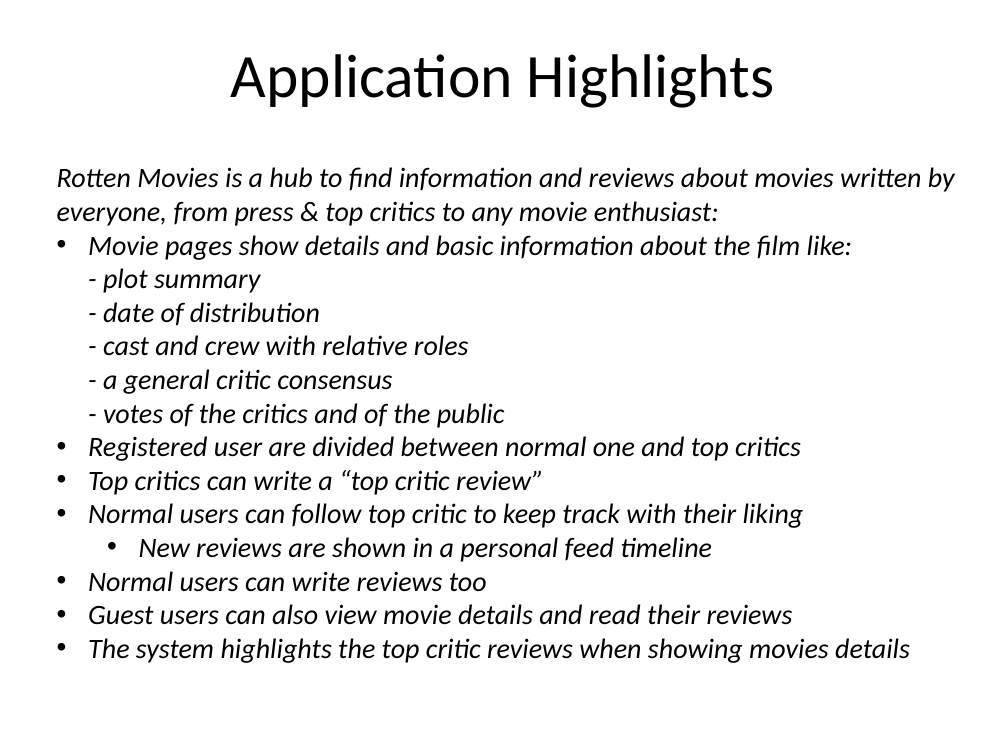
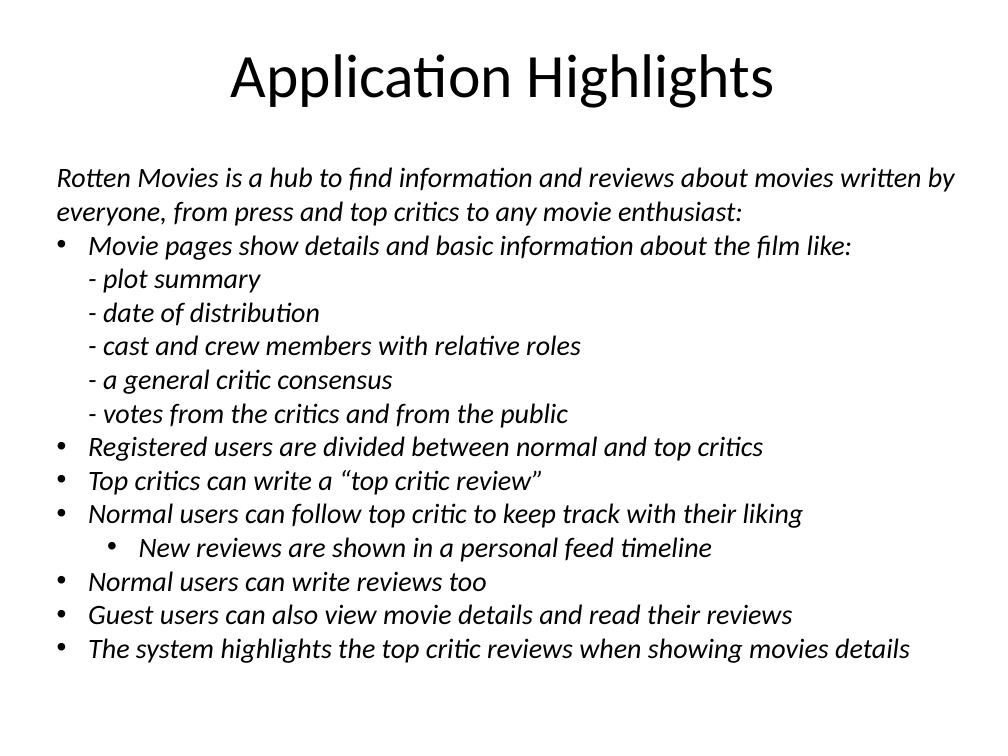
Before and after one commit to glmquint/RottenMovies, a slide deck: slide 2 of Presentazione.pptx. Drawn at 1008x756 pixels with LibreOffice and Linux fonts; fonts in the diff are those of the drawing; background and template pictures are left out. Boxes give left, top, right and bottom in pixels: in the first picture for what was removed or moved away, otherwise in the second. Text is boxed around its words. In the diff, an @@ line names an element or a change of style, - is before the commit and + after.

Commit message:
fix typos in presentation and diagrams

```diff
--- a/Presentazione.pptx
+++ b/Presentazione.pptx
@@ text at <box>57,167,955,461</box>: text changed @@
-Rotten Movies is a hub to find information and reviews about movies written by everyone, from press & top critics to any movie enthusiast:
-• Movie pages show details and basic information about the film like:
-  - plot summary
-  - date of distribution
-  - cast and crew with relative roles
-  - a general critic consensus
-  - votes of the critics and of the public
-• Registered user are divided between normal one and top critics
+Rotten Movies is a hub to find information and reviews about movies written by everyone, from press and top critics to any movie enthusiast:
+• Movie pages show details and basic information about the film like:
+  - plot summary
+  - date of distribution
+  - cast and crew members with relative roles
+  - a general critic consensus
+  - votes from the critics and from the public
+• Registered users are divided between normal and top critics
```
Also in this commit, not shown: 4 other slides changed, 3 other files.
